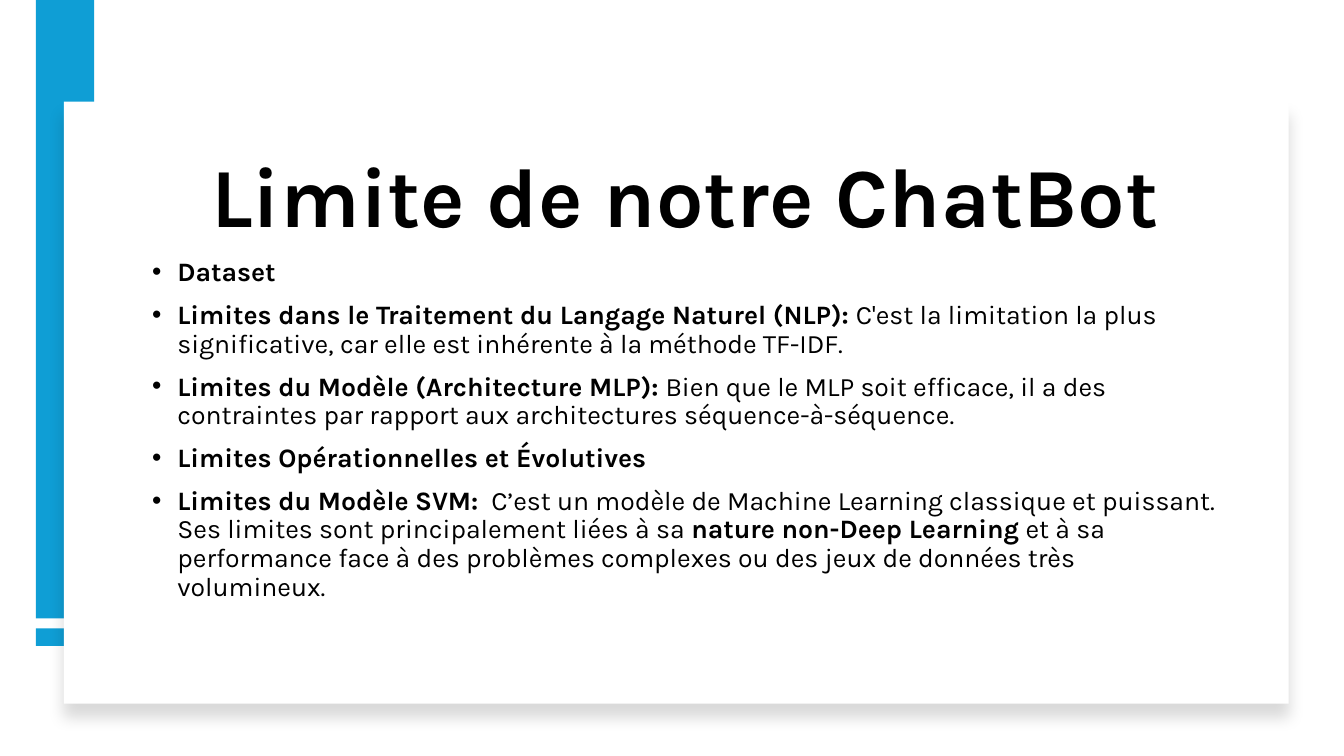
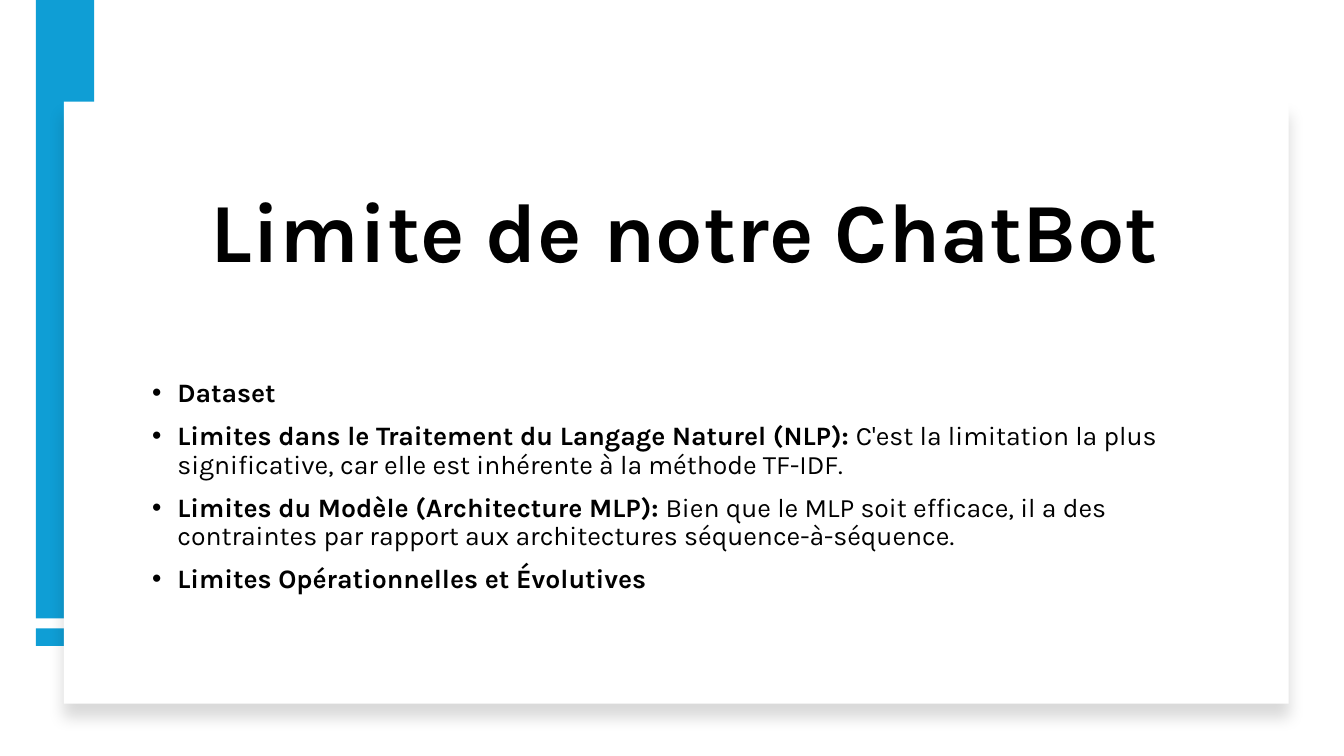
Before and after one commit to Poincare008/Capstone-Chatbot-Intelligent, a slide deck: slide 23 of presentation MedBot.pptx (slide 26 before the commit). Drawn at 1344x756 pixels with LibreOffice and Linux fonts; fonts in the diff are those of the drawing. Boxes give left, top, right and bottom in pixels: in the first picture for what was removed or moved away, otherwise in the second. Text is boxed around its words. In the diff, an @@ line names an element or a change of style, - is before the commit and + after.

```diff
--- a/presentation MedBot.pptx
+++ b/presentation MedBot.pptx
@@ title "Limite de notre ChatBot": place and size @@
-title "Limite de notre ChatBot" at box(211, 167, 1159, 228)
+title "Limite de notre ChatBot" at box(211, 202, 1158, 263)
@@ text "Dataset": place and size @@
-text "Dataset" at box(177, 263, 1215, 597)
+text "Dataset" at box(177, 384, 1157, 595)
@@ text at box(177, 489, 1215, 597): paragraph removed @@
-• Limites du Modèle SVM: C’est un modèle de Machine Learning classique et puissant. Ses limites sont principalement liées à sa nature non-Deep Learning et à sa performance face à des problèmes complexes ou des jeux de données très volumineux.
```
Also in this commit, not shown: 4 other slides changed, 3 slides removed, 6 other files.
